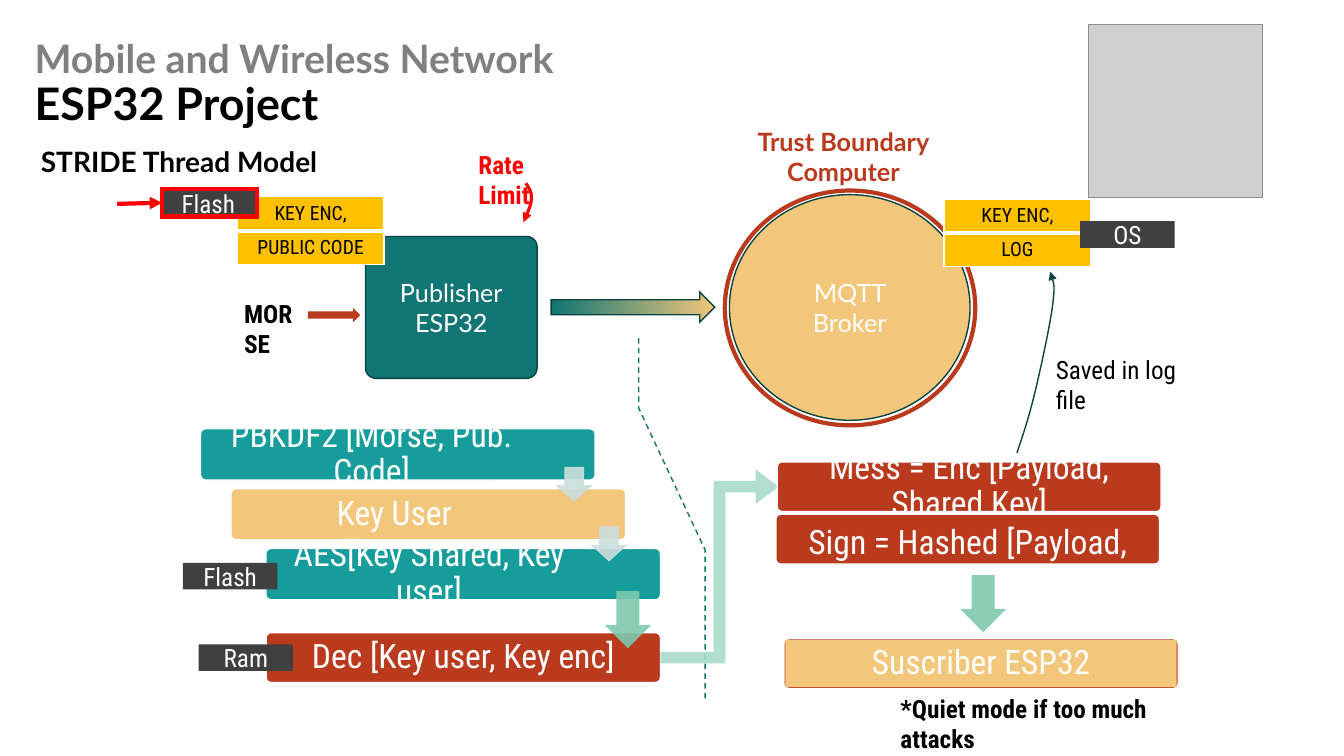
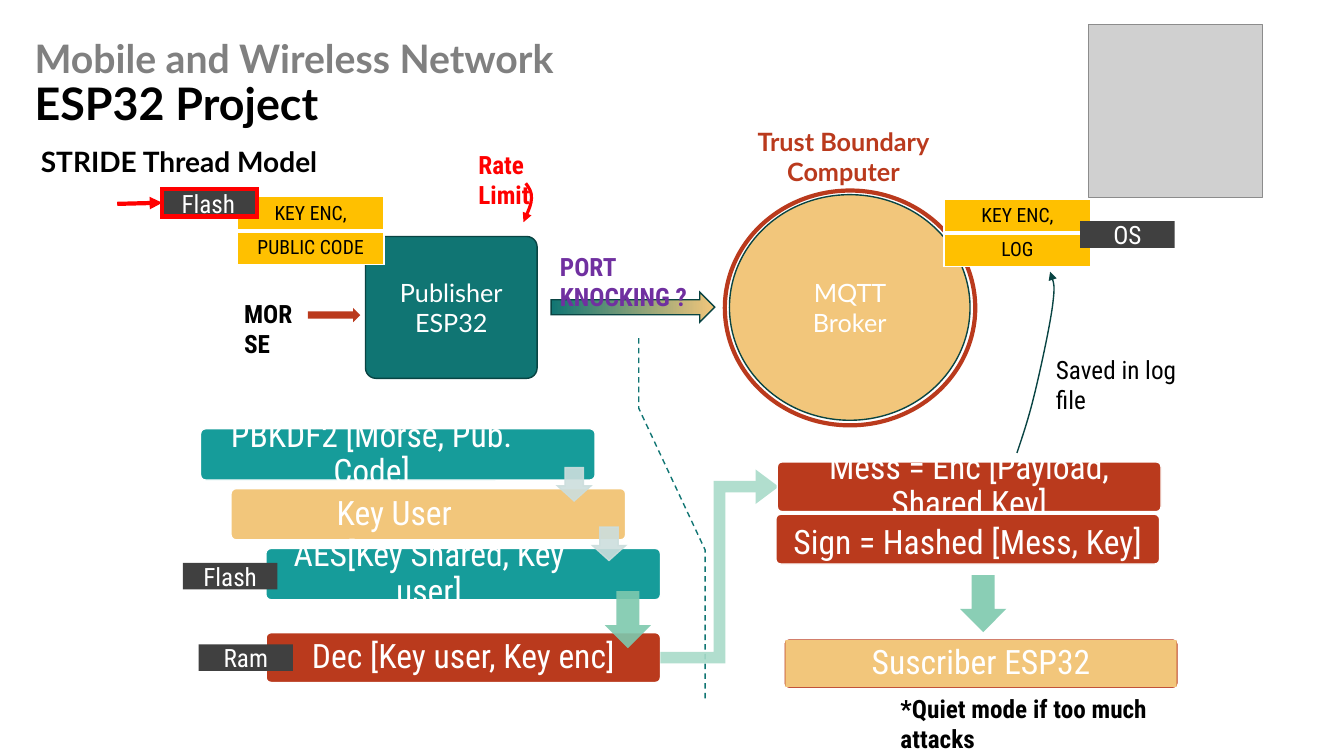
Before and after one commit to CedricS789/ELEC-H423---IoT-Project, a slide deck: slide 8 of Security/Security_Diagram.pptx. Drawn at 1344x756 pixels with LibreOffice and Linux fonts; fonts in the diff are those of the drawing; grey boxes stand for pictures. Boxes give left, top, right and bottom in pixels: in the first picture for what was removed or moved away, otherwise in the second. Text is boxed around its words. In the diff, an @@ line names an element or a change of style, - is before the commit and + after.

Commit message:
Update powerpoint

```diff
--- a/Security/Security_Diagram.pptx
+++ b/Security/Security_Diagram.pptx
@@ text added at (560, 258, 670, 312), 18 pt, text #7030A0, bold @@
+PORT KNOCKING ?
@@ text in rounded rectangle at (793, 526, 1142, 561): text changed @@
-Sign = Hashed [Payload, Key]
+Sign = Hashed [Mess, Key]
```
Also in this commit, not shown: 1 slide added.
